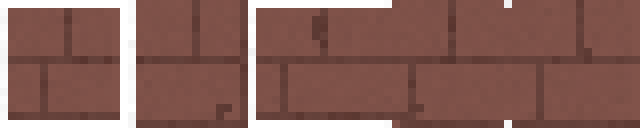
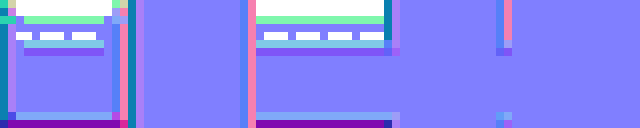
The second 640 × 128 image is a revision of the first. Changes to its layers:
added group "Tilemap_WoodStairs" with 10 layers above "Tilemap_BrickWall" over [0, 0, 640, 128]
added layer "레이어 49" in group "Tilemap_WoodStairs" over [0, 0, 640, 128]
added layer "DriveWay" (1st of 7, in "Tilemap_WoodStairs") (multiply, 10%) in group "Tilemap_WoodStairs" over [0, 0, 632, 128]
added group "그룹 2" with 4 layers in group "Tilemap_WoodStairs" over [0, 0, 640, 128]
added layer "레이어 48" (multiply) in group "그룹 2" over [0, 0, 512, 128]
added layer "WoodTile" (1st of 6, in "Tilemap_WoodStairs" › "그룹 2") (multiply, 50%) in group "그룹 2" over [16, 0, 640, 128]
added layer "레이어 45" in group "그룹 2" over [0, 0, 640, 128]
hid group "Tilemap_BrickWall" (7 layers) over [0, 0, 640, 128]
